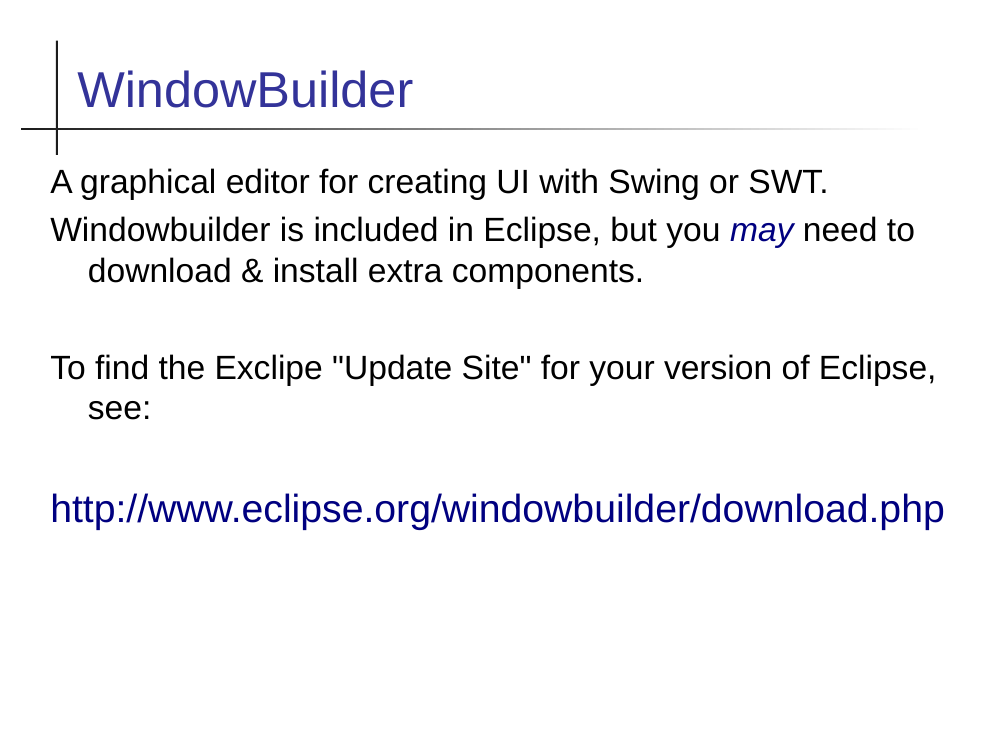
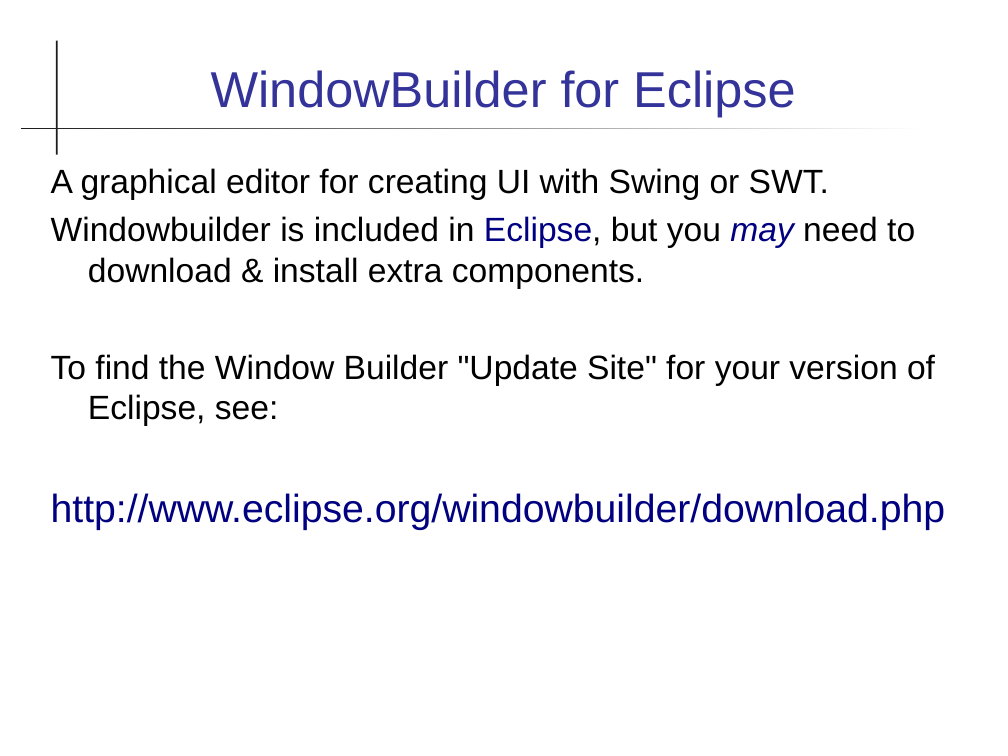
Before and after one commit to skeoop/skeoop.github.io, a slide deck: slide 28 of week7/Graphics-1.ppt (slide 50 before the commit). Drawn at 1008x756 pixels with LibreOffice and Linux fonts; fonts in the diff are those of the drawing. Boxes give left, top, right and bottom in pixels: in the first picture for what was removed or moved away, otherwise in the second. Text is boxed around its words. In the diff, an @@ line names an element or a change of style, - is before the commit and + after.

```diff
--- a/week7/Graphics-1.ppt
+++ b/week7/Graphics-1.ppt
@@ title at (x1=211, y1=70, x2=795, y2=117): text changed @@
-WindowBuilder
+WindowBuilder for Eclipse
@@ text at (x1=51, y1=216, x2=915, y2=289): text colour #000000 to #000080 in "Eclipse," @@
@@ text at (x1=51, y1=354, x2=935, y2=426): text changed @@
-To find the Exclipe "Update Site" for your version of Eclipse, see:
+To find the Window Builder "Update Site" for your version of Eclipse, see:
```
Also in this commit, not shown: 7 other slides changed, 22 slides removed, 27 other files.
